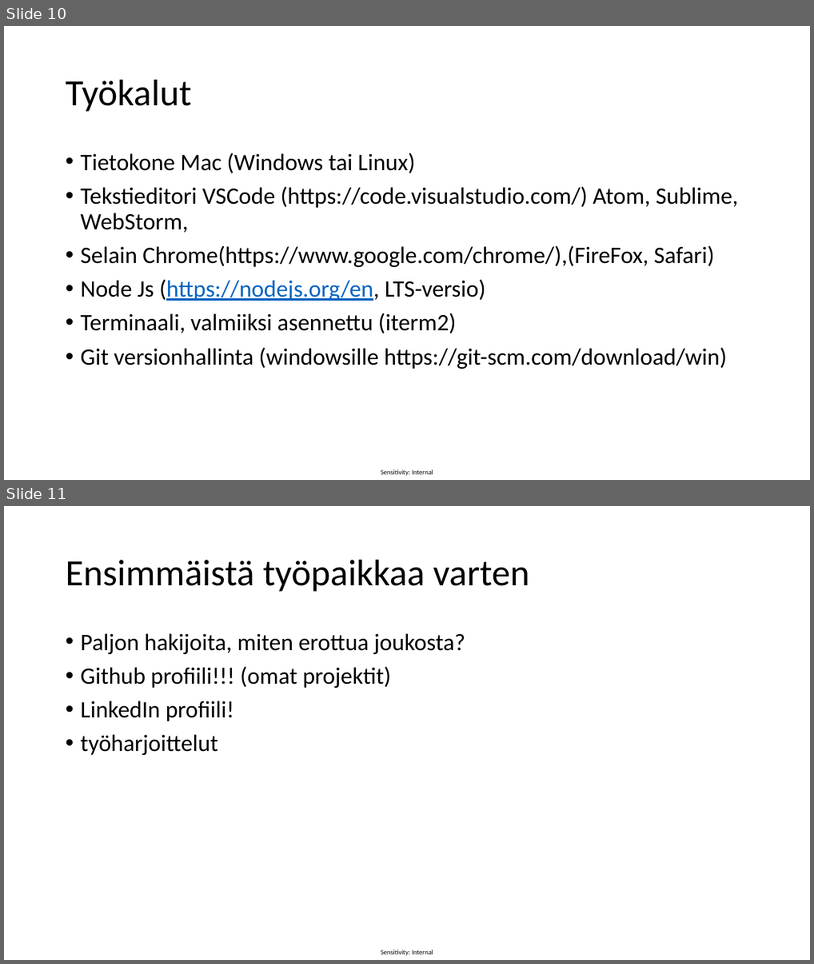
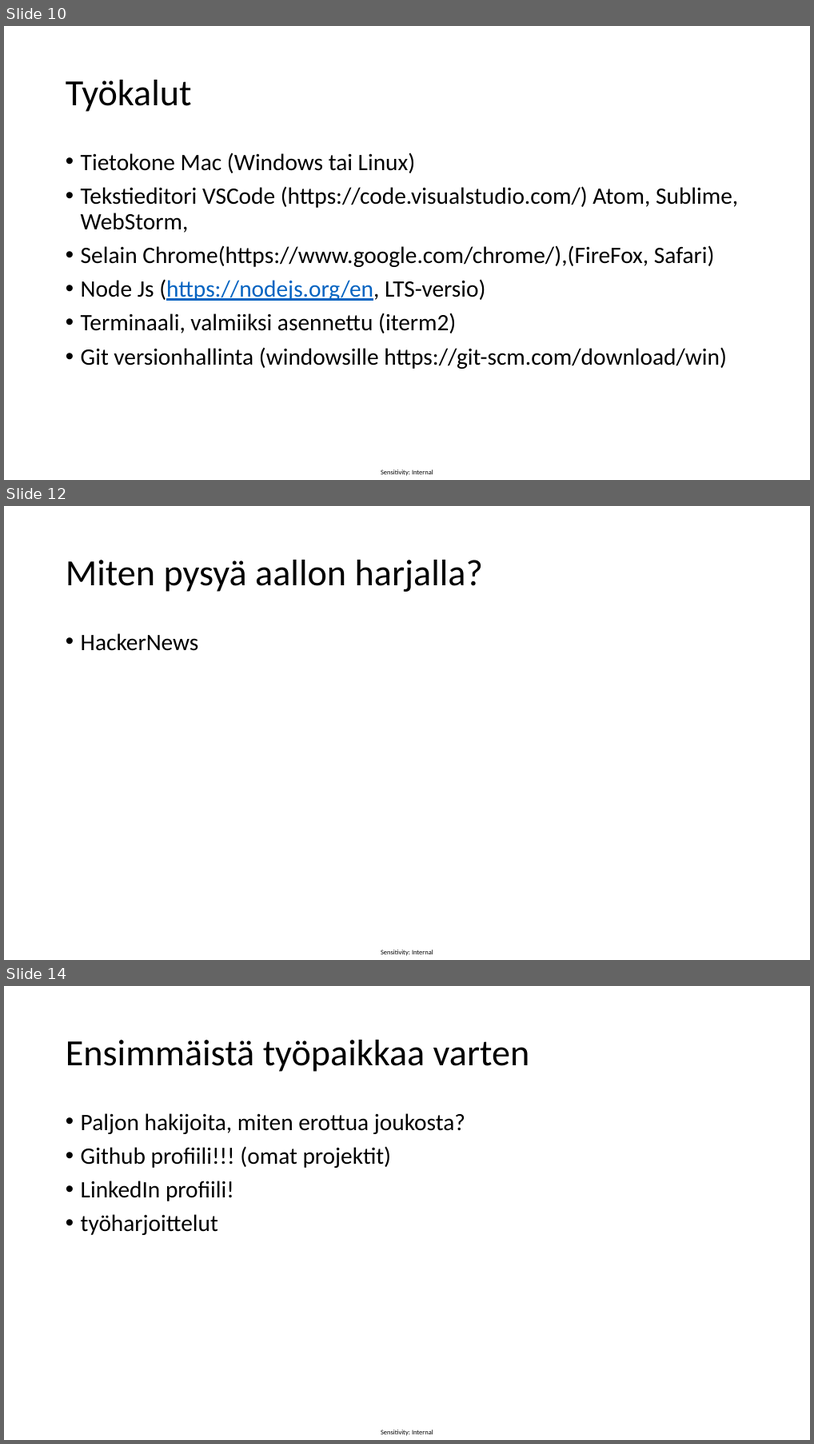
Before and after one commit to vidnyte/pfk2024, a slide deck: PFK2024.pptx. Shown one above the other, each under a label of ours: slides 10 and 11 before the commit, slides 10, 12 and 14 after it; the slides between them are not shown. The pictures are 814x964 and 814x1444 pixels, drawn with LibreOffice and Linux fonts; fonts in the diff are those of the drawing. Boxes give left, top, right and bottom in pixels: in the first picture for what was removed or moved away, otherwise in the second. Text is boxed around its words. In the diff, an @@ line names an element or a change of style, - is before the commit and + after.

```diff
--- a/PFK2024.pptx
+++ b/PFK2024.pptx
@@ slide 12 added at box(4, 506, 810, 960), background #FFFFFF; not listed: 1 template element that a slide beside it also shows @@
@@ title added at box(66, 560, 483, 592), 44 pt, text #000000 @@
+Miten pysyä aallon harjalla?
@@ text added at box(81, 633, 199, 651), 28 pt, text #000000 @@
+• HackerNews
@@ what was slide 11 is now slide 14 @@
```
Also in this commit, not shown: 2 slides changed, 3 other slides added, 1 slide removed, 1 other file.
